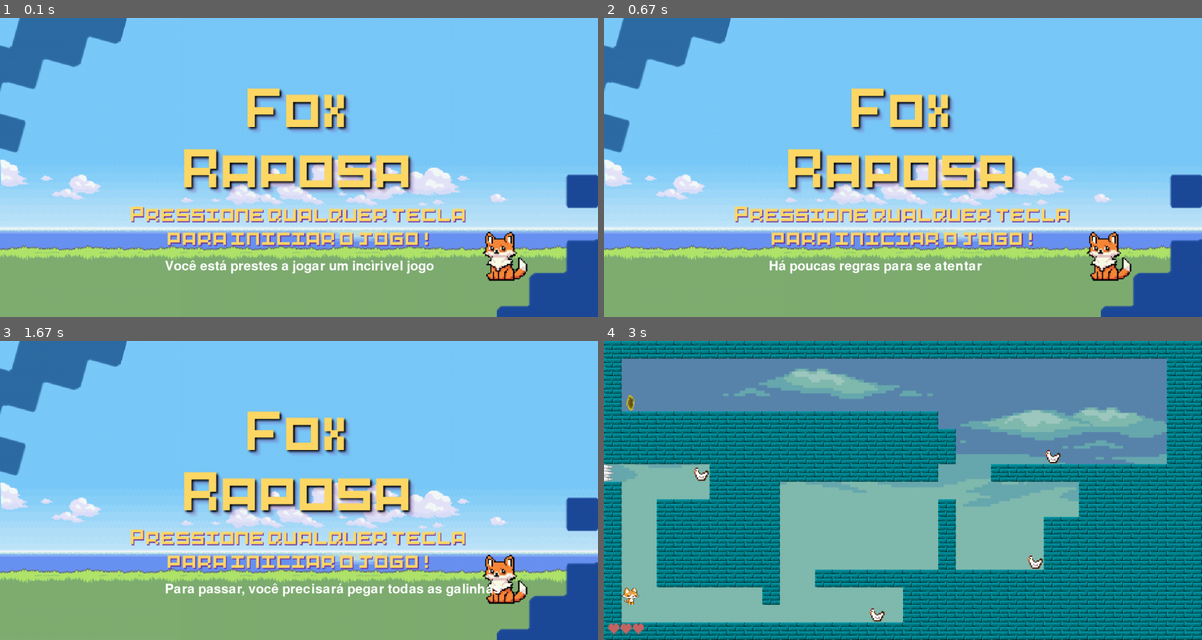
Above: before the commit, frames 1-4 (two rows, left to right).
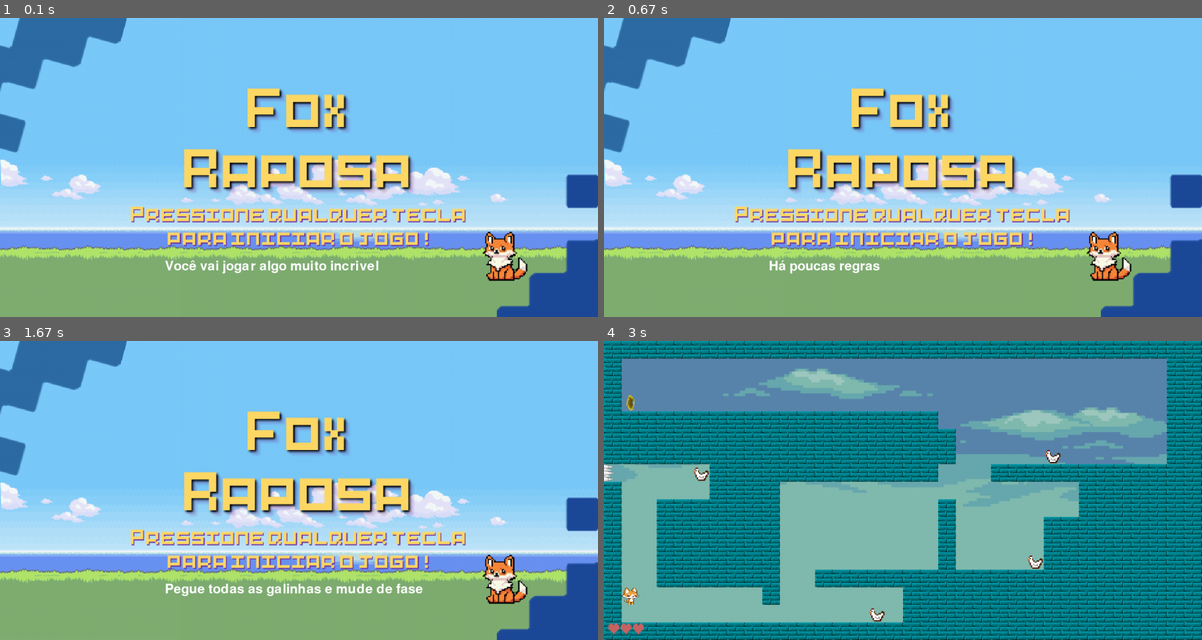
Above: after the commit, the same moments.

Repository: arcanjob/Fox-a-raposa
Game: pygame game, started from INICIALIZA_AQUI_.py
Two runs of this game, one before a commit and one after it. Both use one fixed random seed, a clock stepped at 60 frames per second and the inputs below.
Inputs:
- Up to frame 1 (0.1 s): no input
- Up to frame 2 (0.67 s): hold Right from 0.33 s (still down)
- Up to frame 3 (1.67 s): release Right at 0.8 s; hold Up 0.83-1.13 s; hold Right 1.17-1.63 s
- Up to frame 4 (3 s): hold Left 1.67-2.2 s; hold Down 2.23-2.53 s; hold Left 2.57-2.97 s

The runs differ from the first frame. In frame 1, 0.7% of the frame differs, in the area x 33-73%, y 80-86%; in frame 2, 0.3%; in frame 3, 0.9%, in the area x 29-84%, y 80-86%; in frame 4, nothing differs.

Commit message:
adiconado arquivos de osm

Diff:
--- a/Variaveis_e_funcoes.py
+++ b/Variaveis_e_funcoes.py
@@ -288,11 +288,11 @@
 def tela_inicial_de_texto(janela):
     frases_para_serem_exibidas = [
 
-    'Você está prestes a jogar um incìrivel jogo',
-    'Há poucas regras para se atentar',
-    'Para se mover basta clicar nas setinhas do teclado',
-    'Para passar, você precisará pegar todas as galinhas',
-    'E, depois, entrar dentro do portal'
+    'Você vai jogar algo muito incrivel',
+    'Há poucas regras',
+    'Clique nas setas para mover-se',
+    'Pegue todas as galinhas e mude de fase',
+    'E, depois, entre dentro do portal'
 
     ]
 
Not shown, added: imagens_e_sons/sons/audio_fundo_fase2.m4a
Not shown, added: imagens_e_sons/sons/audio_fundo_fase3.mp3
Not shown, added: imagens_e_sons/sons/tela_inicial.mp3
